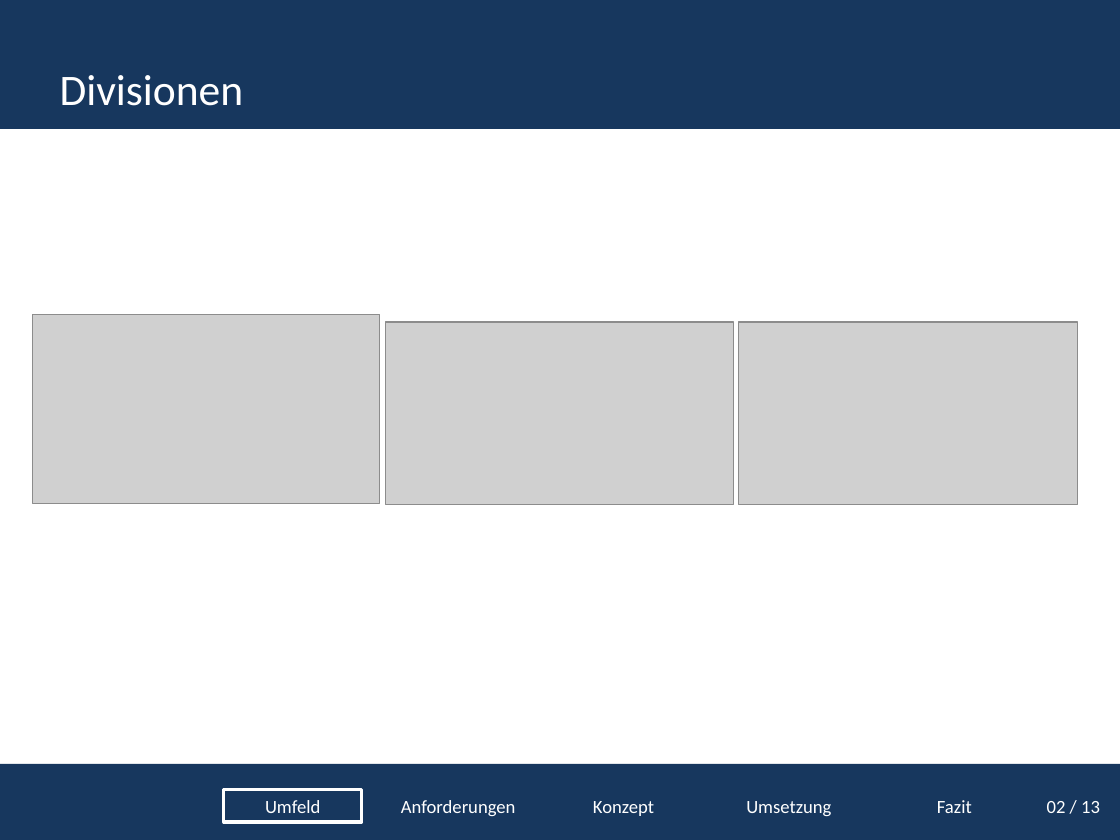
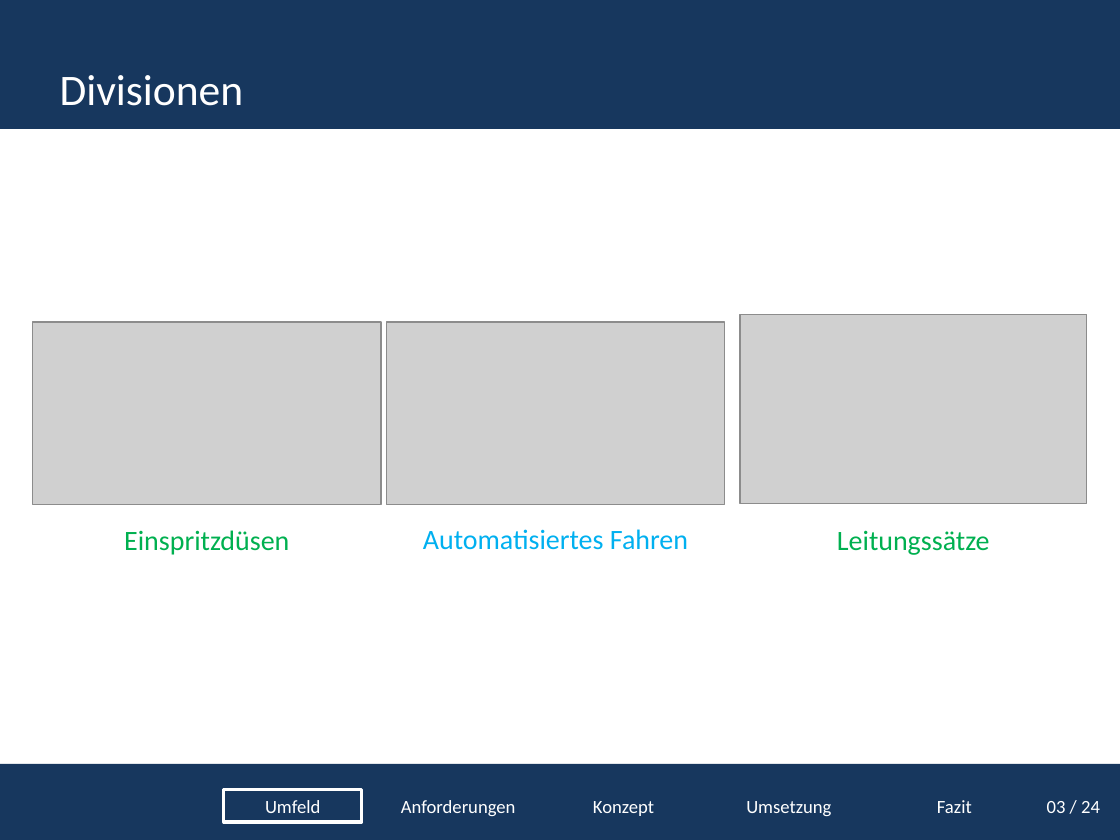
Before and after one commit to tomtom1992/Projektpr-sentation, a slide deck: slide 5 of Projektpräsentation.pptx. Drawn at 1120x840 pixels with LibreOffice and Linux fonts; fonts in the diff are those of the drawing; grey boxes stand for pictures; background and template pictures are left out. Boxes give left, top, right and bottom in pixels: in the first picture for what was removed or moved away, otherwise in the second. Text is boxed around its words. In the diff, an @@ line names an element or a change of style, - is before the commit and + after.

```diff
--- a/Projektpräsentation.pptx
+++ b/Projektpräsentation.pptx
@@ picture: place and size @@
-picture at (385, 323, 734, 505)
+picture at (32, 323, 381, 505)
@@ picture: place and size @@
-picture at (739, 323, 1077, 505)
+picture at (386, 323, 725, 505)
@@ picture: place and size @@
-picture at (32, 315, 380, 504)
+picture at (740, 315, 1088, 504)
@@ text added at (124, 530, 289, 555), 18 pt, text #00B050 @@
+Einspritzdüsen
@@ text added at (423, 529, 688, 550), 18 pt, text #00B0F0 @@
+Automatisiertes Fahren
@@ text added at (837, 530, 990, 555), 18 pt, text #00B050 @@
+Leitungssätze
@@ text at (1047, 801, 1100, 813): text changed @@
-02 / 13
+03 / 24
```
Also in this commit, not shown: 26 other slides changed.
